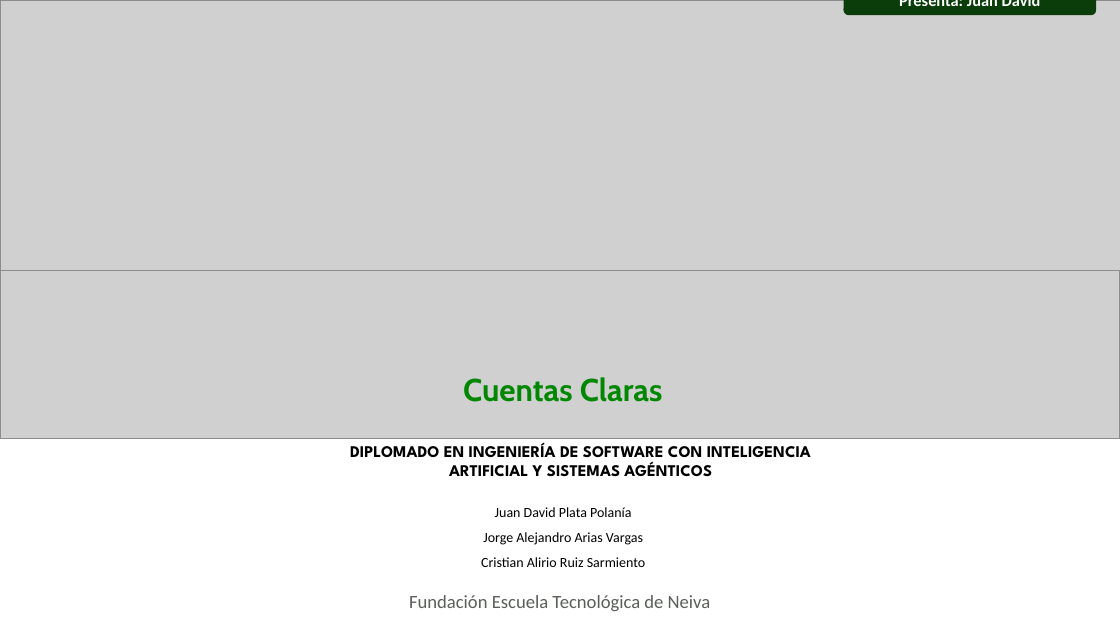
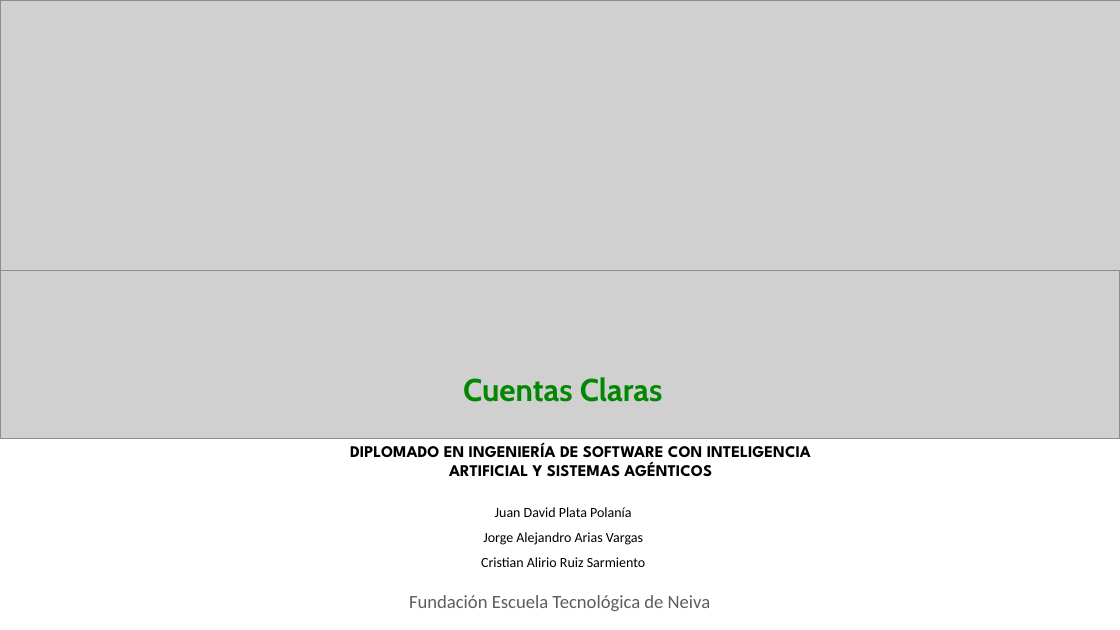
Before and after one commit to juandadevp/cuentasclaras, a slide deck: slide 1 of docs/Exposicion_Cuentas_Claras_con_responsables.pptx. Drawn at 1120x630 pixels with LibreOffice and Linux fonts; fonts in the diff are those of the drawing; grey boxes stand for pictures. Boxes give left, top, right and bottom in pixels: in the first picture for what was removed or moved away, otherwise in the second. Text is boxed around its words. In the diff, an @@ line names an element or a change of style, - is before the commit and + after.

```diff
--- a/docs/Exposicion_Cuentas_Claras_con_responsables.pptx
+++ b/docs/Exposicion_Cuentas_Claras_con_responsables.pptx
@@ rounded rectangle removed at (x1=844, y1=0, x2=1096, y2=15) @@
-Presenta: Juan David
```
Also in this commit, not shown: 12 other slides changed, 1 slide removed, 1 other file.
